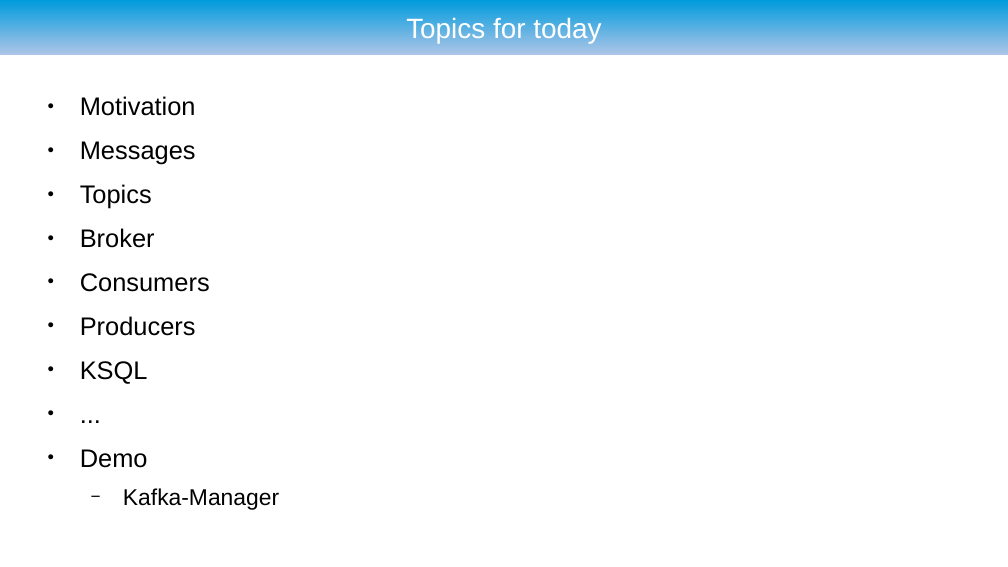
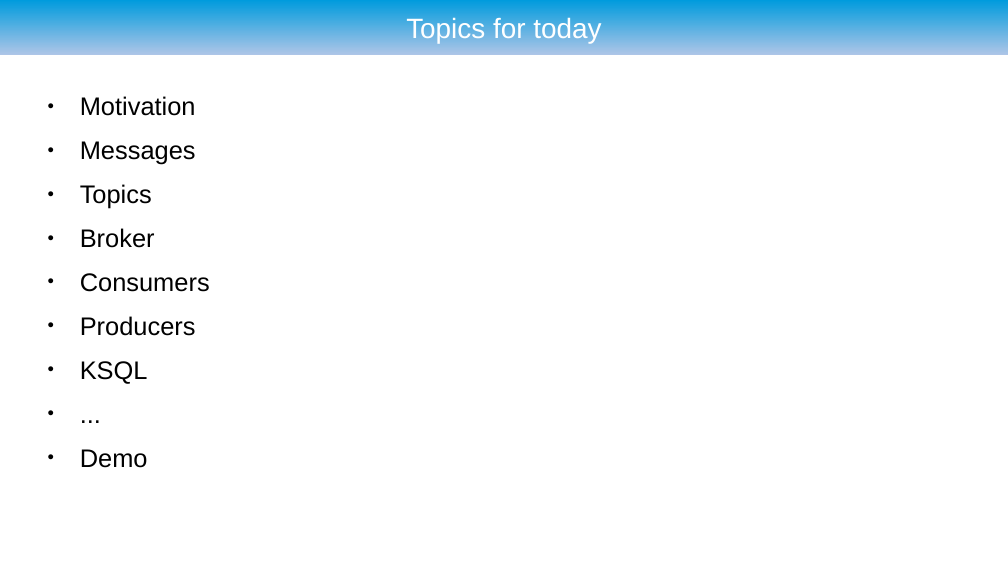
Before and after one commit to ryzlab/kafka-kompetensdag, a slide deck: slide 2 of doc/presentation-umejug.odp. Drawn at 1008x567 pixels with LibreOffice and Linux fonts; fonts in the diff are those of the drawing; background and template pictures are left out. Boxes give left, top, right and bottom in pixels: in the first picture for what was removed or moved away, otherwise in the second. Text is boxed around its words. In the diff, an @@ line names an element or a change of style, - is before the commit and + after.

```diff
--- a/doc/presentation-umejug.odp
+++ b/doc/presentation-umejug.odp
@@ text at (x1=123, y1=488, x2=279, y2=510): paragraph removed @@
-  − Kafka-Manager
```
Also in this commit, not shown: 11 other slides changed, 1 slide added, 1 slide removed, 1 other file.
